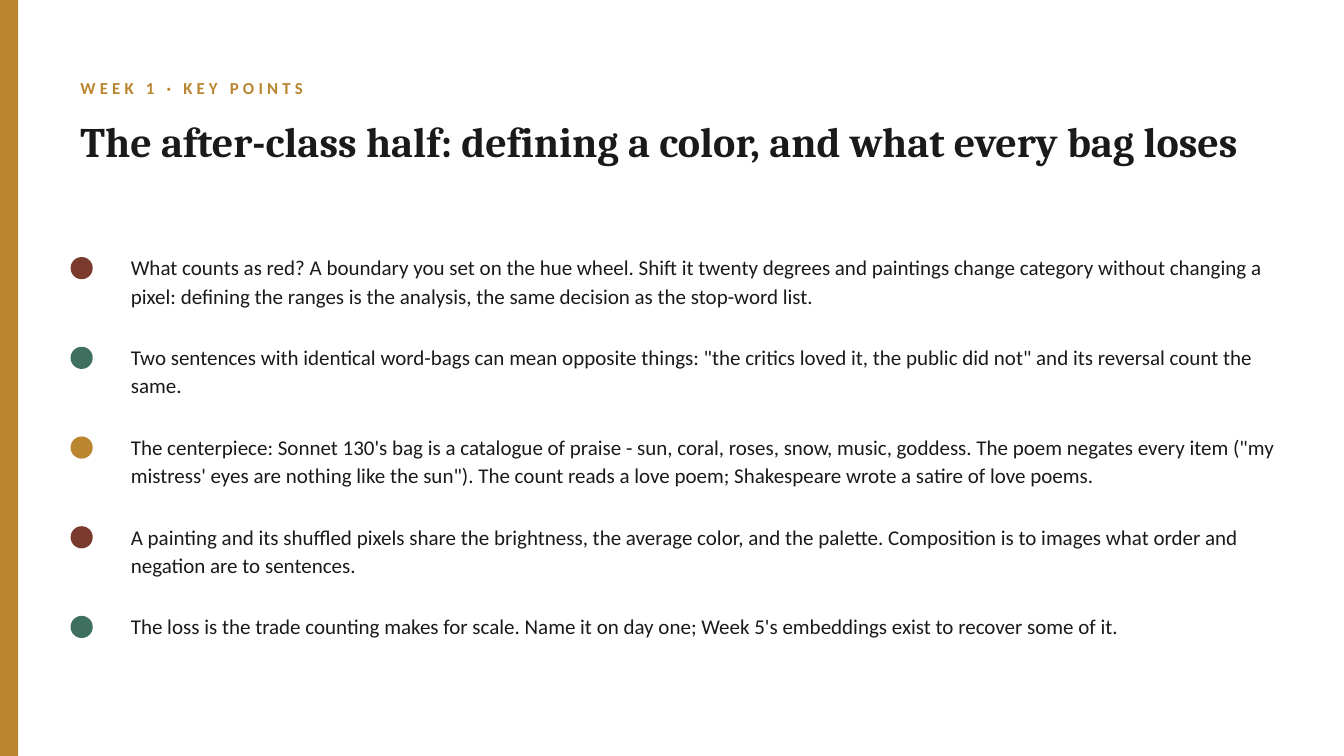
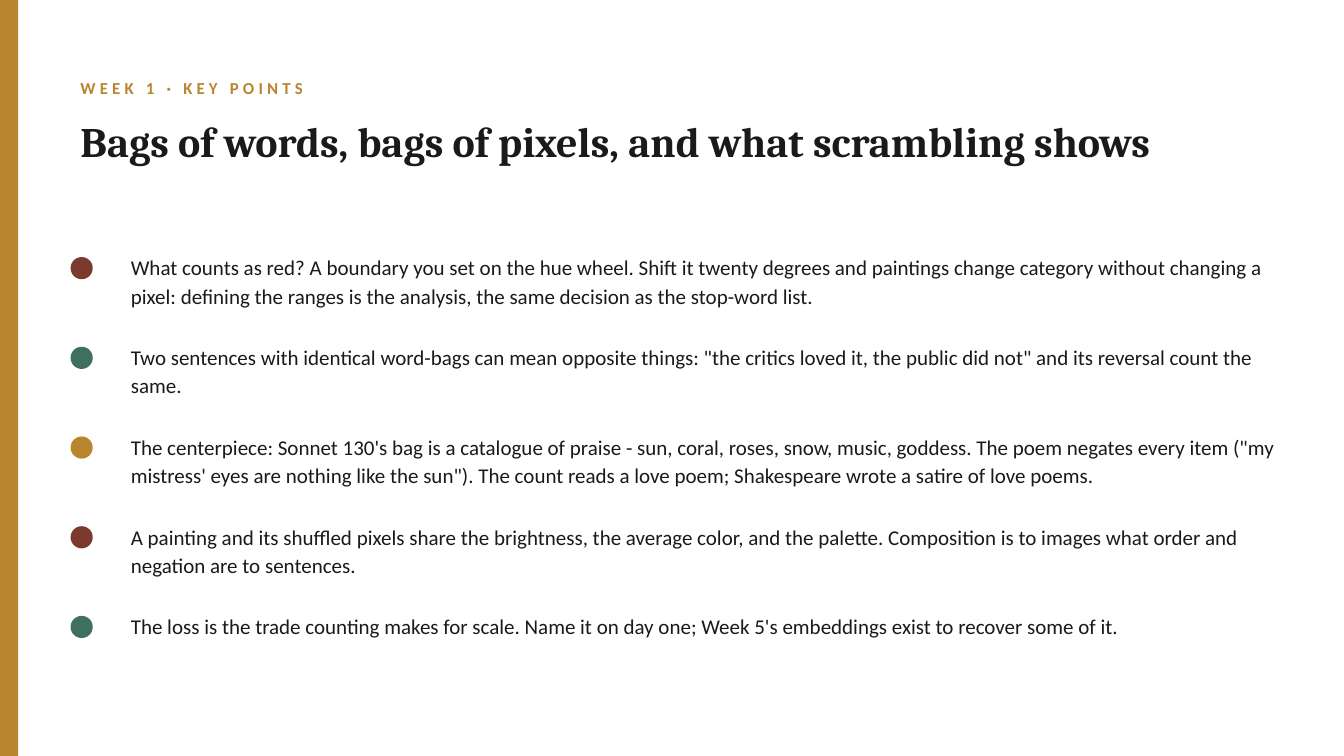
Before and after one commit to lucianli123/culture-as-data-2026, a slide deck: slide 12 of slides/pptx/week-01.pptx. Drawn at 1344x756 pixels with LibreOffice and Linux fonts; fonts in the diff are those of the drawing. Boxes give left, top, right and bottom in pixels: in the first picture for what was removed or moved away, otherwise in the second. Text is boxed around its words. In the diff, an @@ line names an element or a change of style, - is before the commit and + after.

```diff
--- a/slides/pptx/week-01.pptx
+++ b/slides/pptx/week-01.pptx
@@ text at <box>80,127,1150,167</box>: text changed @@
-The after-class half: defining a color, and what every bag loses
+Bags of words, bags of pixels, and what scrambling shows
```
Also in this commit, not shown: 1 other slide changed, 16 other files.
